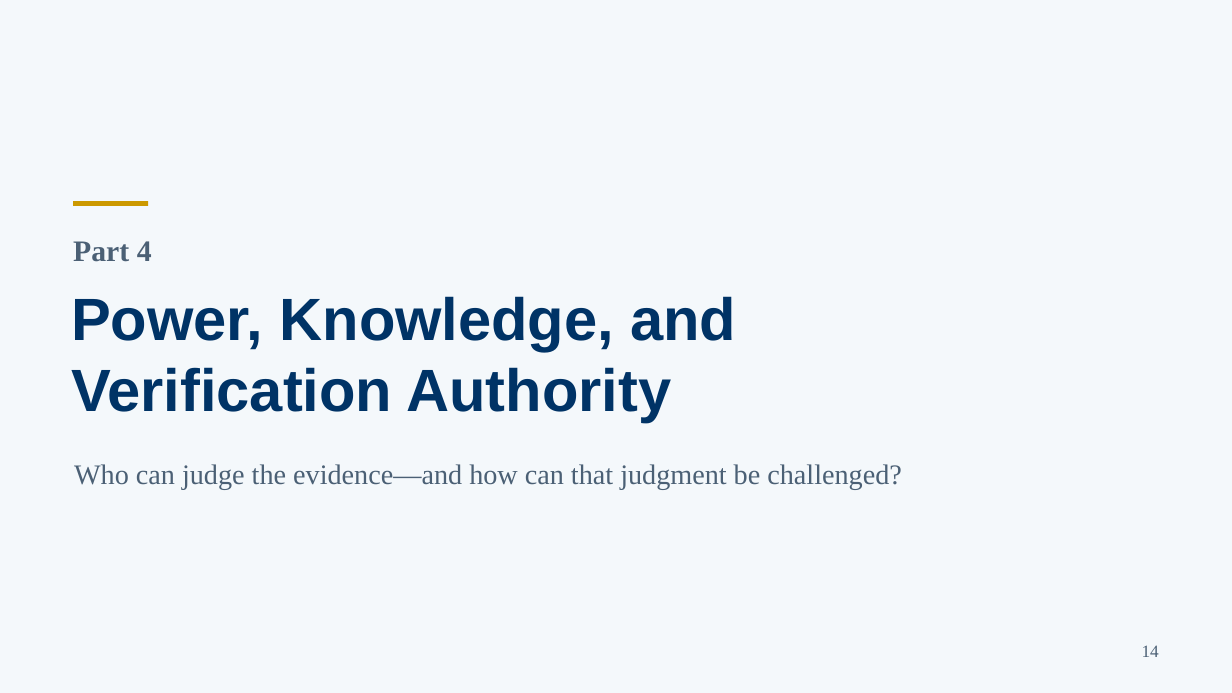
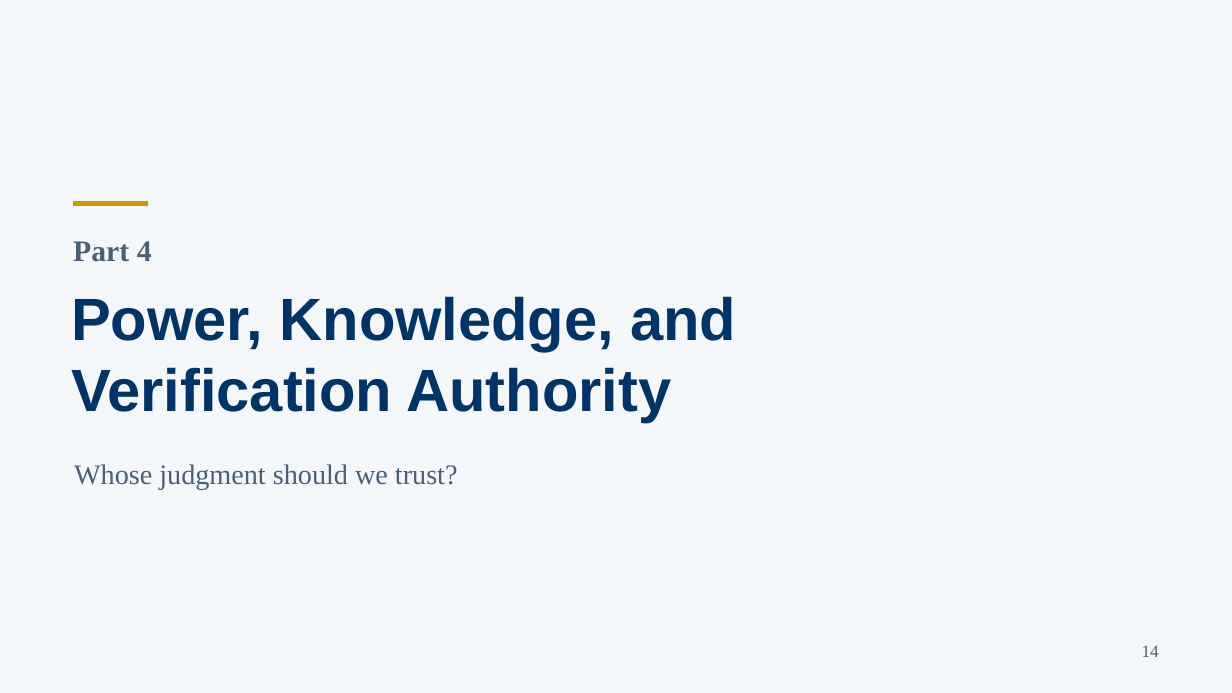
Before and after one commit to acmomo/cursor-playground, a slide deck: slide 14 of INFH5000_PPT_SpeakerAligned_KeywordVersion.pptx. Drawn at 1232x693 pixels with LibreOffice and Linux fonts; fonts in the diff are those of the drawing. Boxes give left, top, right and bottom in pixels: in the first picture for what was removed or moved away, otherwise in the second. Text is boxed around its words. In the diff, an @@ line names an element or a change of style, - is before the commit and + after.

```diff
--- a/INFH5000_PPT_SpeakerAligned_KeywordVersion.pptx
+++ b/INFH5000_PPT_SpeakerAligned_KeywordVersion.pptx
@@ text at [74,464,458,489]: text changed @@
-Who can judge the evidence—and how can that judgment be challenged?
+Whose judgment should we trust?
```
Also in this commit, not shown: 6 other slides changed, 2 slides added, 2 slides removed.
